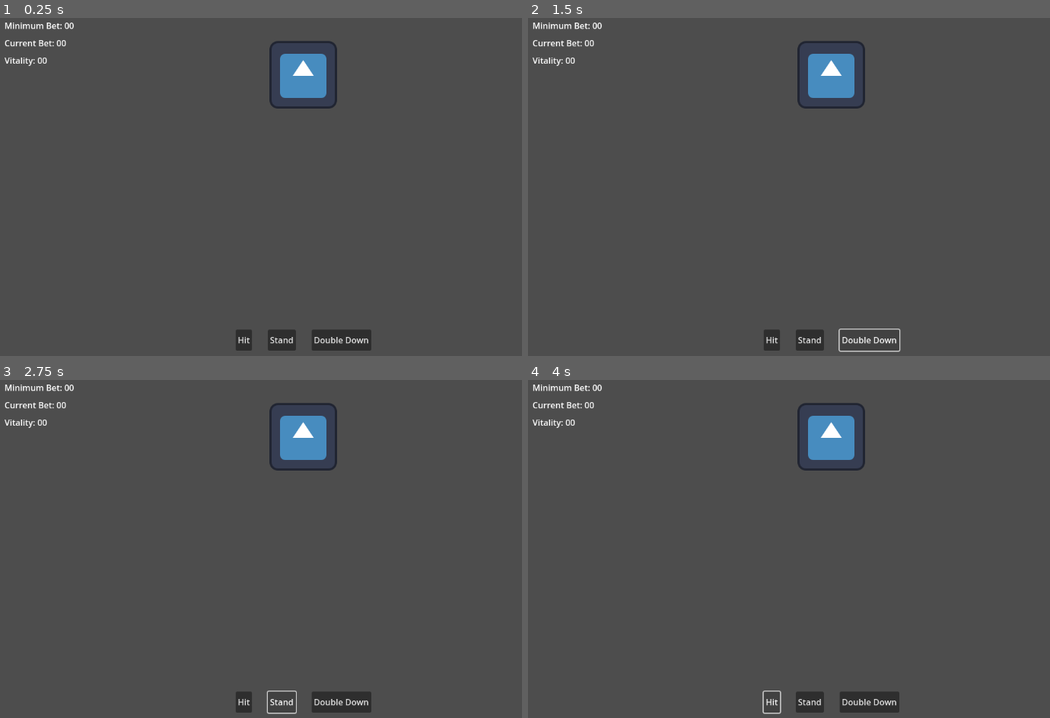
Above: before the commit, frames 1-4 (two rows, left to right).
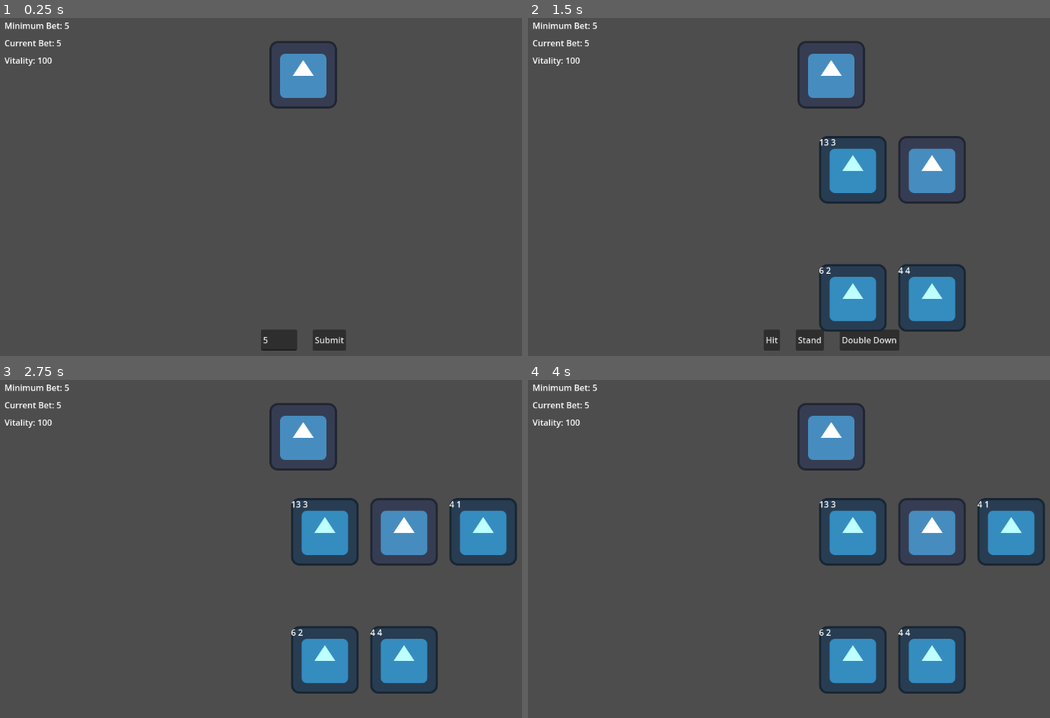
Above: after the commit, the same moments.

Repository: ZaneSoCool/GDaM-Mega-Collab-Fall-2025
Game: Godot game, scene res://Scenes/BlackJack.tscn
Two runs of this game, one before a commit and one after it. Both use one fixed random seed, a clock stepped at 60 frames per second and the inputs below. This scene is started directly instead of the project's main scene. The engine's default icon, where the game draws it, is replaced by a stand-in: a white triangle on a blue panel in a dark square.
Inputs (mouse positions are in pixels of both pictures, inside the frame that each line leads up to):
- Up to frame 1 (0.25 s): no input
- Up to frame 2 (1.5 s): click (773, 339) at 0.5 s, where only the run before the commit has a clickable "Hit"; click (856, 339) at 1.25 s, where only the run after the commit has a clickable "Submit"
- Up to frame 3 (2.75 s): click "Stand" at 2 s
- Up to frame 4 (4 s): click (867, 701) at 2.75 s, where only the run before the commit has a clickable "Double Down"; click (773, 701) at 3.5 s, where only the run before the commit has a clickable "Hit"

The runs differ from the first frame. In frame 1, 0.7% of the frame differs, in the area x 7-72%, y 1-99%; in frame 2, 9.3%; in frame 3, 13%; in frame 4, 13%, in the area x 7-99%, y 1-99%.

Commit message:
blackJack scene working
^

Diff:
--- /dev/null
+++ b/Global.gd
@@ -0,0 +1,3 @@
+extends Node
+
+var vitality = 100
--- a/Scenes/BlackJack.tscn
+++ b/Scenes/BlackJack.tscn
@@ -1,5 +1,6 @@
-[gd_scene load_steps=2 format=3 uid="uid://bwgr8p71ecut2"]
+[gd_scene load_steps=3 format=3 uid="uid://bwgr8p71ecut2"]
 
+[ext_resource type="Script" uid="uid://cy2kydfbv7f33" path="res://Scripts/blackjack.gd" id="1_15ju2"]
 [ext_resource type="Texture2D" uid="uid://b87v47p4kmm67" path="res://icon.svg" id="1_mrrmw"]
 
 [node name="Blackjack" type="Control"]
@@ -9,6 +10,7 @@
 anchor_bottom = 1.0
 grow_horizontal = 2
 grow_vertical = 2
+script = ExtResource("1_15ju2")
 
 [node name="BG" type="TextureRect" parent="."]
 layout_mode = 1
@@ -54,7 +56,7 @@
 layout_mode = 2
 text = "Vitality: 00"
 
-[node name="HBoxContainer" type="HBoxContainer" parent="."]
+[node name="playButtons" type="HBoxContainer" parent="."]
 layout_mode = 1
 anchors_preset = 7
 anchor_left = 0.5
@@ -70,14 +72,60 @@
 theme_override_constants/separation = 30
 alignment = 1
 
-[node name="Hit" type="Button" parent="HBoxContainer"]
+[node name="Hit" type="Button" parent="playButtons"]
 layout_mode = 2
 text = "Hit"
 
-[node name="Stand" type="Button" parent="HBoxContainer"]
+[node name="Stand" type="Button" parent="playButtons"]
 layout_mode = 2
 text = "Stand"
 
-[node name="Double Down" type="Button" parent="HBoxContainer"]
+[node name="Double Down" type="Button" parent="playButtons"]
 layout_mode = 2
 text = "Double Down"
+
+[node name="betButtons" type="HBoxContainer" parent="."]
+layout_mode = 1
+anchors_preset = 7
+anchor_left = 0.5
+anchor_top = 1.0
+anchor_right = 0.5
+anchor_bottom = 1.0
+offset_left = -128.5
+offset_top = -50.0
+offset_right = 128.5
+offset_bottom = -10.0
+grow_horizontal = 2
+grow_vertical = 0
+theme_override_constants/separation = 30
+alignment = 1
+
+[node name="LineEdit" type="LineEdit" parent="betButtons"]
+layout_mode = 2
+
+[node name="Submit" type="Button" parent="betButtons"]
+layout_mode = 2
+text = "Submit"
+
+[node name="PlayerCardsVisualized" type="HBoxContainer" parent="."]
+layout_mode = 0
+offset_left = 553.0
+offset_top = 474.0
+offset_right = 593.0
+offset_bottom = 514.0
+theme_override_constants/separation = 150
+alignment = 1
+
+[node name="DealerCardsVisualized" type="HBoxContainer" parent="."]
+layout_mode = 0
+offset_left = 553.0
+offset_top = 231.0
+offset_right = 593.0
+offset_bottom = 271.0
+theme_override_constants/separation = 150
+alignment = 1
+
+[connection signal="pressed" from="playButtons/Hit" to="." method="_on_hit_pressed"]
+[connection signal="pressed" from="playButtons/Stand" to="." method="_on_stand_pressed"]
+[connection signal="pressed" from="playButtons/Double Down" to="." method="_on_double_down_pressed"]
+[connection signal="pressed" from="betButtons/Submit" to="." method="_on_submit_pressed"]
--- a/Scenes/Card.tscn
+++ b/Scenes/Card.tscn
@@ -1,6 +1,7 @@
-[gd_scene load_steps=2 format=3 uid="uid://0to4ij4pfo7v"]
+[gd_scene load_steps=3 format=3 uid="uid://0to4ij4pfo7v"]
 
 [ext_resource type="Script" uid="uid://2n0xkgllsjv0" path="res://Scripts/card.gd" id="1_pnb5n"]
+[ext_resource type="Texture2D" uid="uid://b87v47p4kmm67" path="res://icon.svg" id="2_3p273"]
 
 [node name="Card" type="Control"]
 layout_mode = 3
@@ -10,6 +11,7 @@
 script = ExtResource("1_pnb5n")
 
 [node name="Label" type="Label" parent="."]
+z_index = 1
 layout_mode = 0
 offset_right = 40.0
 offset_bottom = 23.0
@@ -18,6 +20,7 @@
 layout_mode = 0
 offset_right = 40.0
 offset_bottom = 40.0
+texture = ExtResource("2_3p273")
 
 [node name="Suite_Texture" type="TextureRect" parent="."]
 self_modulate = Color(0.29411766, 1, 1, 0.36078432)
--- a/Scripts/blackjack.gd
+++ b/Scripts/blackjack.gd
@@ -1,63 +1,159 @@
-extends Node2D
+extends Control
 
-#Made by Elisa
+#Made by Elisa, Garner, and Zane
 
-var TotalMoney = 50		#How much total money should the player start with?
-var MinimumBet = 5
-var CurrentBet = 5
-var Vitality = 100 		#the health system ??
+#external variables
+@export var minimumBet = 5
+@export var AI_hit_stop = 17
+@export var AI_randomness = 1 #number of hit range where it may randomly hit
 
-
-#variables that reset every round
+#internal variables
 var playerHand = 0
 var dealerHand = 0
 var playerCards = []
 var dealerCards = []
 
-var cardsShuffled = {}		#forgot the exact implementation of this T_T queue??
+var deck : Array[Array] = []
+var playing : bool = true
+var currentBet : int
 
+#references
+@onready var player_cards_visualized: HBoxContainer = $PlayerCardsVisualized
+@onready var dealer_cards_visualized: HBoxContainer = $DealerCardsVisualized
+@onready var play_buttons: HBoxContainer = $playButtons
+@onready var bet_buttons: HBoxContainer = $betButtons
+@onready var line_edit: LineEdit = $betButtons/LineEdit
+@onready var current_bet_label: Label = $VBoxContainer/CurrentBet
+@onready var minimum_bet_label: Label = $VBoxContainer/MinimumBet
+@onready var vitality_label: Label = $VBoxContainer/Vitality
 
-#------------- Game Logic -------------
-#--- initializing round ---
-#Hand higher than the dealers but doesn't total to higher than 21
-#place a bet
-#one card given to player and dealer face up
-#another card given to player, another card given to dealer face down
+var cardScene = preload("res://Scenes/Card.tscn")
 
+#--------------Edge Cases---------------#
 
-#--- ONE ROUND LOGIC ---
-#IF cards = 21 --> win 1.5x the bet
-#ELSE IF cards < 21			#while loop here?
-	#IF hit --> give card		#can hit multiple times??
-	#IF stand --> exit the loop and continue game
-		#IF dealer cards > 17 --> stay
-		#ELSE if cards < 17 ---> +1 card to dealer
-			#IF dealer bust --> player wins double bet
-			#ELSE
-				#IF player hand > dealer hand win double bet
-				#ElSE player lose bet
-#ELSE card > 21
-	#bust
+#setup
+func _ready() -> void:
+	#init scene
+	currentBet = minimumBet
+	current_bet_label.text = "Current Bet: " + str(currentBet)
+	line_edit.text = str(currentBet)
+	minimum_bet_label.text = "Minimum Bet: " + str(minimumBet)
+	vitality_label.text = "Vitality: " + str(Global.vitality)
 
-#--- loop ---
-#CONTINUE UNTIL player no money = lose OR dealer no money = win
+	play_buttons.visible = false
+
+	#init deck
+	for i in 4:
+		for j in 13:
+			deck.append([j + 1, i + 1])
+	deck.shuffle()
+
+func startGame():
+	#deal cards
+	dealCard(true, true)
+	dealCard(true, true)
+	dealCard(false, true)
+	dealCard(false, false)
+
+	play_buttons.visible = true
+
+func endGame():
+	playing = false
+	play_buttons.visible = false
+
+	if playerHand > dealerHand and playerHand <= 21:
+		Global.vitality += currentBet
+		print("PlayerWins")
+	else:
+		Global.vitality -= currentBet
+		print("PlayerLost")
+
+#------------Game/Round Logic------------#
+
+func dealerTurn():
+	play_buttons.visible = false
+
+	while playing:
+		var randomness = randi_range(-AI_randomness, AI_randomness)
+		if dealerHand < (AI_hit_stop + randomness):
+			dealCard(false, true)
+		else:
+			endGame()
+
+func dealCard(forPlayer : bool, faceUp : bool):
+	var card = cardScene.instantiate()
+
+	var card_info = deck[deck.size()-1]
+	deck.remove_at(deck.size()-1)
+
+	card.card_id = card_info[0]
+	card.card_suite = card_info[1]
+	card.faceUp = faceUp
+
+	if forPlayer:
+		playerCards.append(card)
+		totalHand(forPlayer, card_info)
+		player_cards_visualized.add_child(card)
+	else:
+		dealerCards.append(card)
+		totalHand(forPlayer, card_info)
+		dealer_cards_visualized.add_child(card)
+
+#sums up hand for stuff
+func totalHand(forPlayer : bool, card_info : Array):
+	if forPlayer:
+		if card_info[0] > 10:
+			playerHand += 10
+		elif card_info[0] == 1:
+			if playerHand + 11 > 21:
+				playerHand += 1
+			else:
+				playerHand += 11
+		else:
+			playerHand += card_info[0]
+
+		if playerHand > 21:
+			endGame()
+	else:
+		if card_info[0] > 10:
+			dealerHand += 10
+		elif card_info[0] == 1:
+			if dealerHand + 11 > 21:
+				dealerHand += 1
+			else:
+				dealerHand += 11
+		else:
+			dealerHand += card_info[0]
+
+		if dealerHand >= 21:
+			endGame()
 
 #------------- Buttons Pressed -------------
 
 #Hit
 func _on_hit_pressed() -> void:
-	#gives the player another card
-	pass # Replace with function body.
+	dealCard(true, true)
 
 #Stand
 func _on_stand_pressed() -> void:
-	#no more cards wanted; allows game logic to continue
-	pass # Replace with function body.
+	dealerTurn()
 
 #Double Down
 func _on_double_down_pressed() -> void:
-	#double initial bet
-	if (CurrentBet * 2 < TotalMoney):
-		CurrentBet = CurrentBet * 2
+	if currentBet * 2 > Global.vitality:
+		return
 	else:
-		CurrentBet = TotalMoney
+		currentBet *= 2
+		dealCard(true, true)
+		dealerTurn()
+
+func _on_submit_pressed() -> void:
+	var bet = int(line_edit.text)
+	if bet < minimumBet or bet > Global.vitality:
+		return
+
+	currentBet = bet
+	current_bet_label.text = "Current Bet: " + str(bet)
+	bet_buttons.visible = false
+
+	startGame()
--- a/Scripts/card.gd
+++ b/Scripts/card.gd
@@ -1,13 +1,16 @@
-extends Node2D
+extends Control
+class_name Card
 
 #Made by Kian edited by Zane
 
 @onready var card_texture: TextureRect = $Card_Texture
 @onready var suite_texture: TextureRect = $Suite_Texture
+@onready var back_texture: Texture = preload("res://icon.svg")
 @onready var label: Label = $Label
 
-var card_id : int #1,2.. 11 (Jack), 12 (Queen), 13 (King)
-var card_suite : int #1, 2, 3, 4
+var card_id : int = 1 #1,2.. 11 (Jack), 12 (Queen), 13 (King)
+var card_suite : int = 1 #1, 2, 3, 4
+var faceUp : bool = true
 
 var id_text_dict = {
 	1 : "res://icon.svg",
@@ -33,10 +36,10 @@
 }
 
 func _ready() -> void:
-	if card_id == 0: #if card's id isnt setup it destoys itself
-		queue_free()
-
-	card_texture.texture = id_text_dict[card_id]
-	suite_texture.texture = suite_text_dict[card_id]
-
-	label.text = str(card_id)
+	if faceUp:
+		card_texture.texture = load(id_text_dict[card_id])
+		suite_texture.texture = load(suite_text_dict[card_suite])
+		label.text = str(card_id) + " " + str(card_suite)
+	else:
+		card_texture.texture = back_texture
+		suite_texture.texture = null
--- a/project.godot
+++ b/project.godot
@@ -14,3 +14,7 @@
 run/main_scene="uid://jt6rn6cxyc2n"
 config/features=PackedStringArray("4.5", "Forward Plus")
 config/icon="res://icon.svg"
+
+[autoload]
+
+Global="*res://Global.gd"
Not shown, added: Global.gd.uid
Not shown, added: Scripts/blackjack.gd.uid
